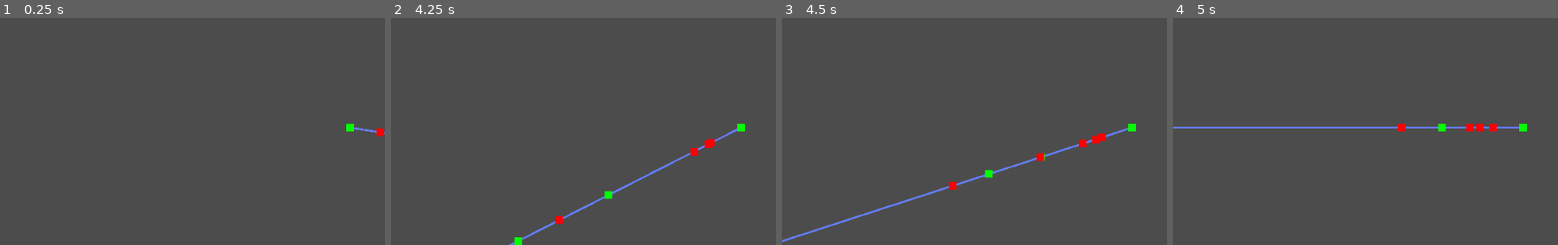
Above: before the commit, frames 1-4 (left to right).
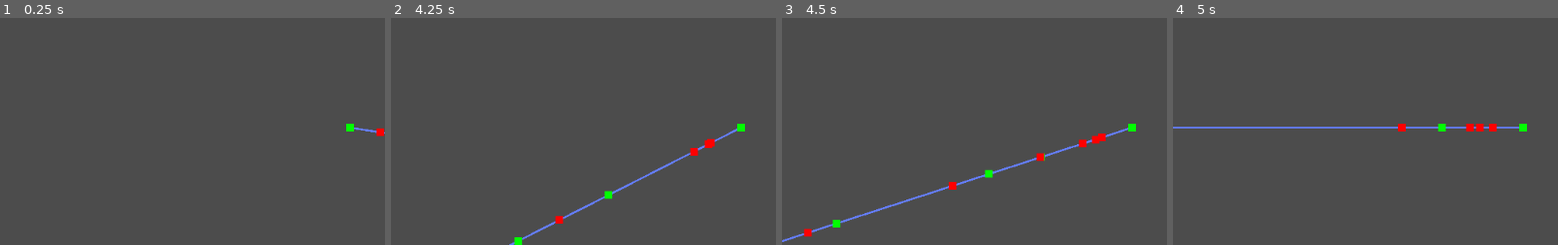
Above: after the commit, the same moments.

Repository: grinova/multi-point-ray-cast
Game: Godot game, scene res://src/scenes/example/example.tscn
The game is run twice, just before and just after one commit, with the same random seed, the same clock (stepped at 60 frames per second) and the same inputs.
Inputs (mouse positions are % of the whole screen's width and height, from its top left):
- Up to frame 1 (0.25 s): no input
- Up to frame 2 (4.25 s): move the mouse to (72, 45) at 0.52 s; move the mouse to (30, 55) at 1.27 s; move the mouse to (60, 28) at 2.02 s; move the mouse to (45, 70) at 2.77 s; move the mouse to (80, 65) at 3.52 s
- Up to frame 3 (4.5 s): move the mouse to (20, 35) at 4.27 s
- Up to frame 4 (5 s): no input
The pictures show only the part of the screen within x 5-55%, y 26-76%; the shares and areas given below are measured in that part.

Frames 1-2 are identical in both runs. In frame 3, 0.2% of the frame differs, in the area x 5-16%, y 88-97%; in frame 4, nothing differs.

Commit message:
Improve circle intersection

Diff:
--- a/src/mult-point-ray-cast.gd
+++ b/src/mult-point-ray-cast.gd
@@ -76,7 +76,7 @@
 		var polygon := (shape as ConvexPolygonShape2D).points
 		return intersect_polygon_points(begin_pos, end_pos, node, polygon, eps)
 	elif shape is CircleShape2D:
-		return intersect_circle(begin_pos, end_pos, node, shape, eps)
+		return intersect_circle(begin_pos, end_pos, node, shape)
 	return []
 
 static func intersect_polygon(
@@ -136,34 +136,20 @@
 	begin_pos: Vector2,
 	end_pos: Vector2,
 	node: CollisionShape2D,
-	shape: CircleShape2D,
-	eps: float
+	shape: CircleShape2D
 ) -> Array:
 	var center: Vector2 = node.global_position
 	var radius := shape.radius
-	var intersection := _line_circle_intersection(begin_pos, end_pos, center, radius, eps)
+	var intersections := _segment_circle_intersection(begin_pos, end_pos, center, radius)
 	var points := []
-	var p3 := begin_pos
-	var p4 := end_pos
-	for i in range(intersection.size() - 1, -1, -1):
-		if not _segment_has_point(intersection[i], begin_pos, end_pos):
-			intersection.remove(i)
-	if intersection.size() == 2:
-		var p1: Vector2 = intersection[0]
-		var p2: Vector2 = intersection[1]
-		if _squared_length(p1, p3) >= _squared_length(p2, p3):
-			var t := p1
-			p1 = p2
-			p2 = t
-		points.push_back({ 'p': p1, 's': 1.0 })
-		points.push_back({ 'p': p2, 's': -1.0 })
-	elif intersection.size() == 1:
-		var p: Vector2 = intersection[0]
-		var squared_radius: = radius * radius
-		if _squared_length(p3, center) > squared_radius:
-			points.push_back({ 'p': p, 's': 1.0 })
-		elif _squared_length(p4, center) > squared_radius:
-			points.push_back({ 'p': p, 's': -1.0 })
+	if intersections.size() > 0:
+		var intersection: Dictionary = intersections[0]
+		if intersection.t >= 0.0 and intersection.t <= 1.0:
+			points.push_back({ 'p': intersection.p, 's': -1.0 })
+	if intersections.size() > 1:
+		var intersection: Dictionary = intersections[1]
+		if intersection.t >= 0.0 and intersection.t <= 1.0:
+			points.push_back({ 'p': intersection.p, 's': 1.0 })
 	return points
 
 static func _segment_cast(
@@ -200,19 +186,20 @@
 	var p := p1 + (p2 - p1) * t
 	return { 'd': true, 't': t, 'u': u, 'p': p }
 
-static func _line_circle_intersection(p1: Vector2, p2: Vector2, c: Vector2, r: float, eps: float) -> Array:
-	var al := _a_coefficient(p1, p2)
-	var bl := _b_coefficient(p1, p2)
-	var aq := al * al + 1.0
-	var bq := 2.0 * (al * bl - c.x - al * c.y)
-	var cq := c.x * c.x - r * r + (bl - c.y) * (bl - c.y)
-	var xs := _cubic_solve(aq, bq, cq, eps)
-	var points := []
-	if xs.size() > 1:
-		for x in xs:
-			var y: float = al * x + bl
-			points.push_back(Vector2(x, y))
-	return points
+# https://stackoverflow.com/questions/1073336/circle-line-segment-collision-detection-algorithm
+static func _segment_circle_intersection(p1: Vector2, p2: Vector2, center: Vector2, r: float) -> Array:
+	var result := []
+	var d := p2 - p1
+	var f := p1 - center
+	var a: float = d.dot(d)
+	var b: float = 2.0 * f.dot( d )
+	var c: float = f.dot(f) - r * r
+	# FIXME: Деление на ноль при a = 0
+	var ts := _cubic_solve(a, b, c)
+	for t in ts:
+		var p: Vector2 = d * t + p1
+		result.push_back({ 't': t, 'p': p })
+	return result
 
 static func _side(p1: Vector2, p2: Vector2, p3: Vector2) -> float:
 	var d := (p3.x - p1.x) * (p2.y - p1.y) - (p3.y - p1.y) * (p2.x - p1.x)
@@ -224,19 +211,15 @@
 static func _b_coefficient(a: Vector2, b: Vector2) -> float:
 	return (b.y * (a.x - b.x) - b.x * (a.y - b.y)) / (a.x - b.x)
 
-static func _cubic_solve(a: float, b: float, c: float, eps: float) -> Array:
+static func _cubic_solve(a: float, b: float, c: float) -> Array:
 	var solution := []
 	var D := b * b - 4.0 * a * c
-	if D >= eps:
+	if D >= 0.0:
 		var sqrt_D := sqrt(D)
-		var double_a := 2.0 * a
-		var x1 := (-b + sqrt_D) / double_a
-		var x2 := (-b - sqrt_D) / double_a
+		var x1 := (-b + sqrt_D) / (2.0 * a)
+		var x2 := (-b - sqrt_D) / (2.0 * a)
 		solution.push_back(x1)
 		solution.push_back(x2)
-	elif abs(D) < eps:
-		var x := -b / (2.0 * a)
-		solution.push_back(x)
 	return solution
 
 static func _segment_has_point(p: Vector2, a: Vector2, b: Vector2) -> bool:
@@ -247,7 +230,5 @@
 		var k := (p.y - a.y) / (b.y - a.y)
 		return k >= 0.0 and k <= 1.0
 
-static func _squared_length(a: Vector2, b: Vector2) -> float:
-	var dx = a.x - b.x
-	var dy = a.y - b.y
-	return dx * dx + dy * dy
+static func _squared_length(d: Vector2) -> float:
+	return d.x * d.x + d.y * d.y
--- a/src/scenes/example/example.tscn
+++ b/src/scenes/example/example.tscn
@@ -33,6 +33,9 @@
 
 [sub_resource type="CircleShape2D" id=9]
 radius = 6.0
+
+[sub_resource type="CircleShape2D" id=11]
+radius = 4.0
 
 [node name="example" type="Node2D"]
 script = ExtResource( 2 )
@@ -145,6 +148,10 @@
 position = Vector2( 0, -2 )
 shape = SubResource( 9 )
 
+[node name="circle-c" type="CollisionShape2D" parent="static-body"]
+position = Vector2( -42, 10 )
+shape = SubResource( 11 )
+
 [node name="ray" type="Line2D" parent="."]
 points = PoolVector2Array( 0, 0, 16, 0 )
 width = 0.25
Not shown: 1 places in src/scenes/example/example.tscn that only renumber resources
